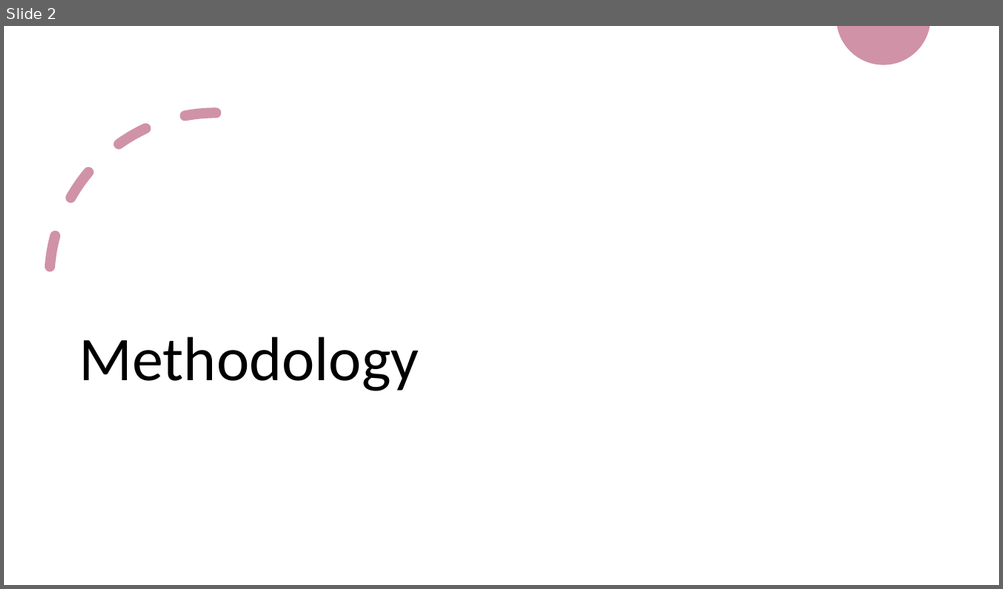
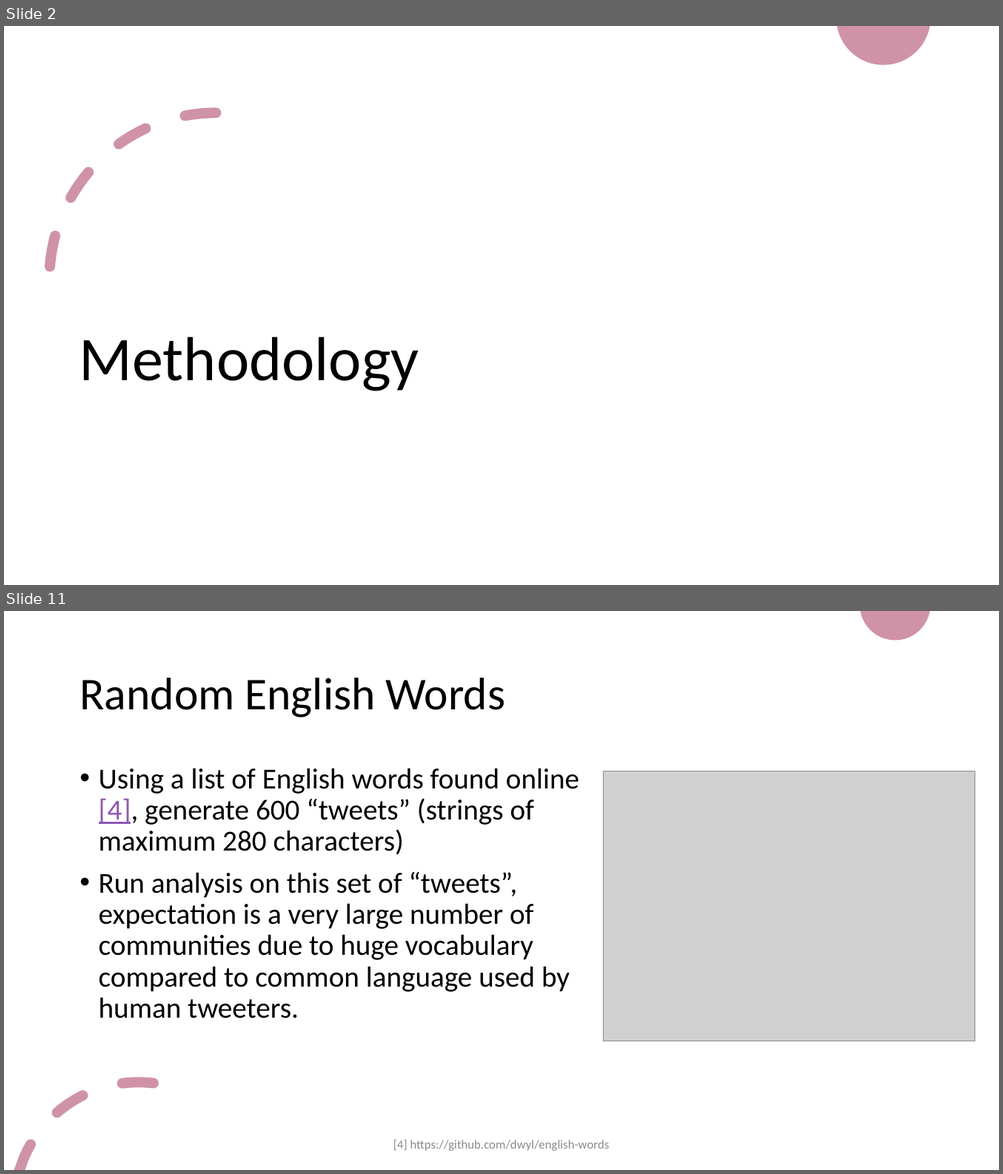
Before and after one commit to anazareth/tweet-proj, a slide deck: meta/Summary.pptx. Shown one above the other, each under a label of ours: slide 2 before the commit, slides 2 and 11 after it; the slides between them are not shown. The pictures are 1003x589 and 1003x1174 pixels, drawn with LibreOffice and Linux fonts; fonts in the diff are those of the drawing; grey boxes stand for pictures. Boxes give left, top, right and bottom in pixels: in the first picture for what was removed or moved away, otherwise in the second. Text is boxed around its words. In the diff, an @@ line names an element or a change of style, - is before the commit and + after.

```diff
--- a/meta/Summary.pptx
+++ b/meta/Summary.pptx
@@ slide 11 added at <box>4,611,999,1170</box>, background #FFFFFF @@
@@ freeform shape added at <box>860,611,930,640</box>, fill #D092A7 @@
@@ title added at <box>79,678,505,718</box>, 44 pt, text #000000 @@
+Random English Words
@@ text added at <box>99,768,579,1019</box>, 28 pt, text #000000 @@
+• Using a list of English words found online [4], generate 600 “tweets” (strings of maximum 280 characters)
+• Run analysis on this set of “tweets”, expectation is a very large number of communities due to huge vocabulary compared to common language used by human tweeters.
@@ picture added at <box>604,772,975,1042</box> @@
@@ freeform shape added at <box>14,1077,159,1170</box>, fill #D092A7 @@
@@ text added at <box>393,1140,609,1151</box>, 12 pt, text #8C8C8C @@
+[4] https://github.com/dwyl/english-words
```
Also in this commit, not shown: 2 slides changed, 11 other slides added, 2 slides removed, 4 other files.
